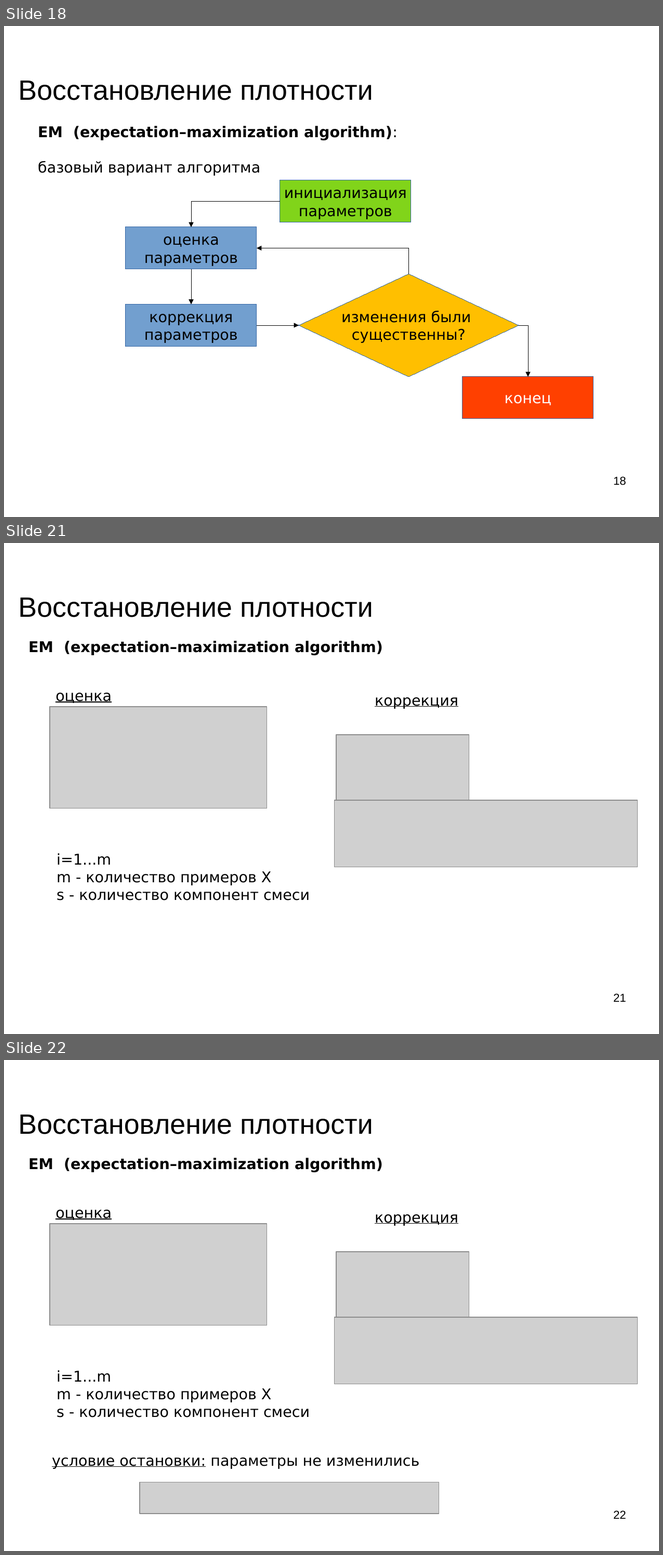
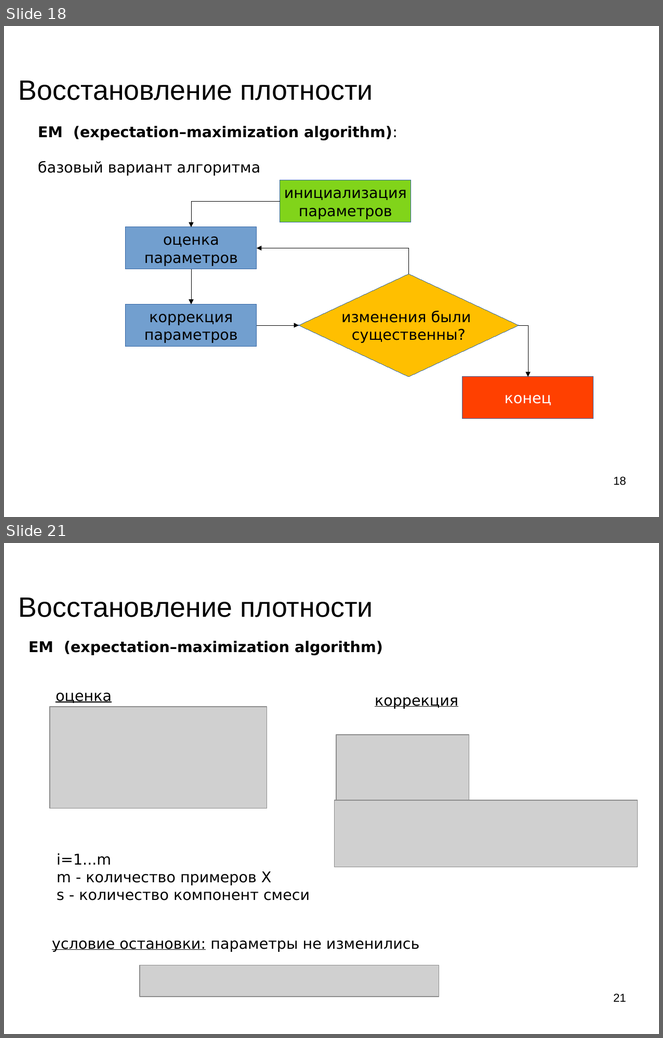
Before and after one commit to mechanoid5/ml_lectorium_legacy, a slide deck: 05-em.odp. Shown one above the other, each under a label of ours: slides 18, 21 and 22 before the commit, slides 18 and 21 after it; the slides between them are not shown. The pictures are 663x1555 and 663x1038 pixels, drawn with LibreOffice and Linux fonts; fonts in the diff are those of the drawing; grey boxes stand for pictures; background and template pictures are left out. Boxes give left, top, right and bottom in pixels: in the first picture for what was removed or moved away, otherwise in the second. Text is boxed around its words. In the diff, an @@ line names an element or a change of style, - is before the commit and + after.

```diff
--- a/05-em.odp
+++ b/05-em.odp
@@ slide 21 removed at (4,543,659,1034), background picture (left out) @@
@@ title removed at (18,598,373,617) @@
-Восстановление плотности
@@ text removed at (28,641,383,655) @@
-EM (expectation–maximization algorithm)
@@ text removed at (55,693,112,703) @@
-оценка
@@ text removed at (375,697,458,709) @@
-коррекция
@@ picture removed at (50,707,267,809) @@
@@ picture removed at (336,735,469,801) @@
@@ picture removed at (335,800,638,867) @@
@@ text removed at (57,853,310,901) @@
-i=1...m
-m - количество примеров X
-s - количество компонент смеси
@@ page number removed at (613,994,626,1002) @@
-21
@@ what was slide 22 is now slide 21 @@
@@ page number at (613,994,626,1002): text changed @@
-22
+21
```
Also in this commit, not shown: 6 slides changed, 8 slides added, 2 other files.
